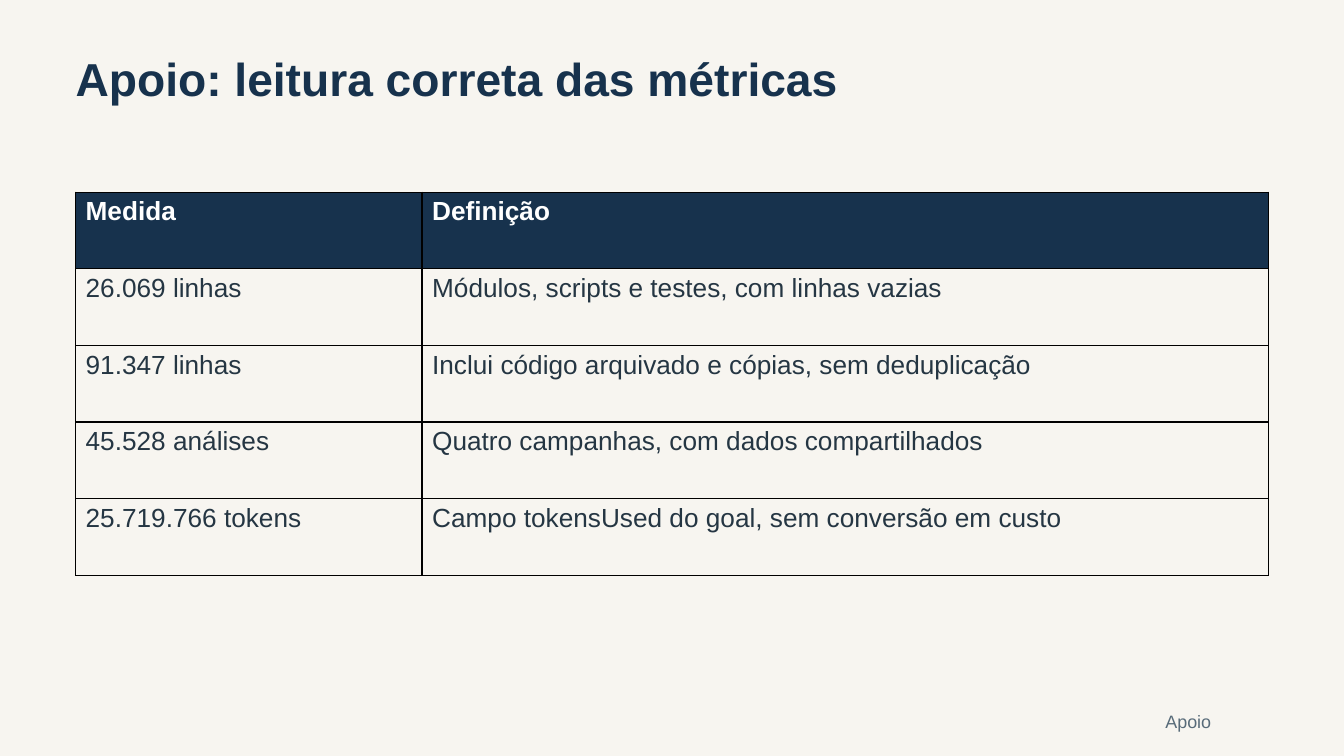
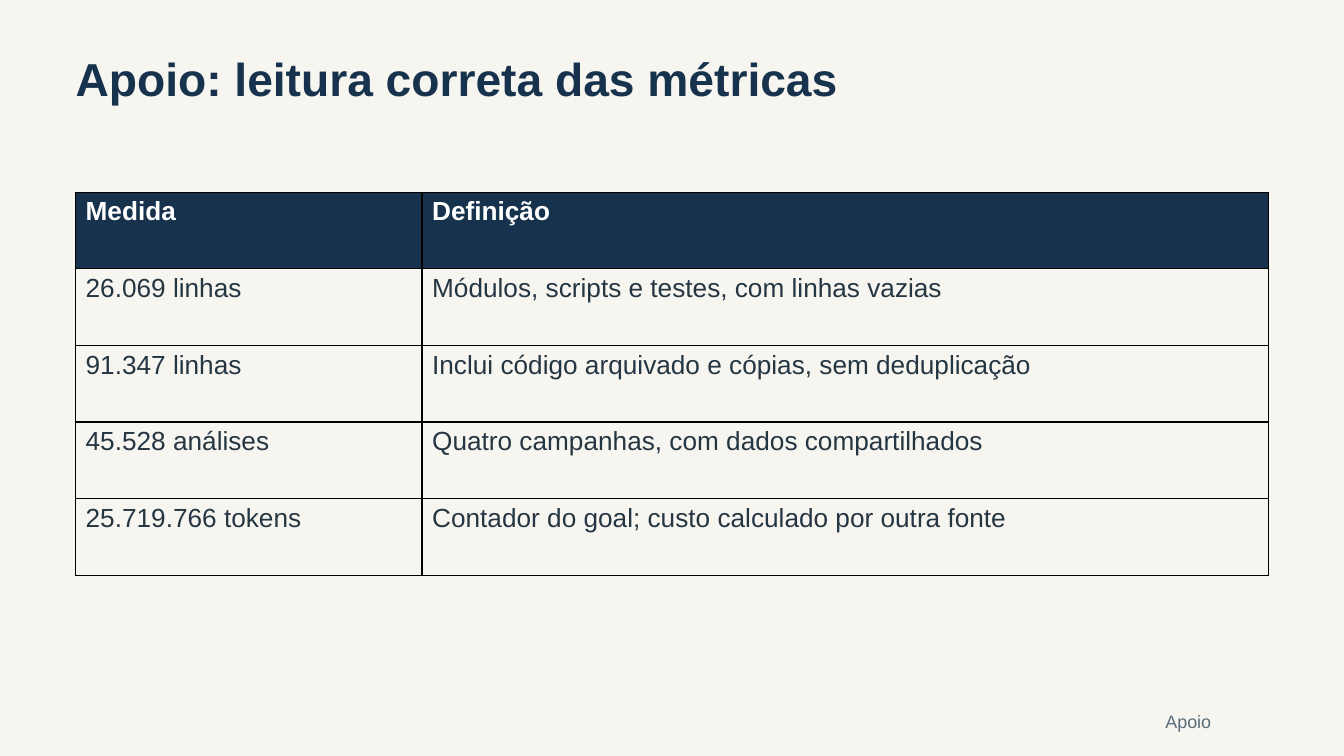
Before and after one commit to flavioluiz/TGdoWayne, a slide deck: slide 22 of presentations/experimento/experimento_codex.pptx (slide 21 before the commit). Drawn at 1344x756 pixels with LibreOffice and Linux fonts; fonts in the diff are those of the drawing. Boxes give left, top, right and bottom in pixels: in the first picture for what was removed or moved away, otherwise in the second. Text is boxed around its words. In the diff, an @@ line names an element or a change of style, - is before the commit and + after.

Commit message:
docs: inclui estimativas de custo no relatorio e na apresentacao

```diff
--- a/presentations/experimento/experimento_codex.pptx
+++ b/presentations/experimento/experimento_codex.pptx
@@ table at box(76, 193, 1269, 576) @@
-row 5, column 2: Campo tokensUsed do goal, sem conversão em custo
+row 5, column 2: Contador do goal; custo calculado por outra fonte
```
Also in this commit, not shown: 20 other slides changed, 1 slide added, 12 other files.
